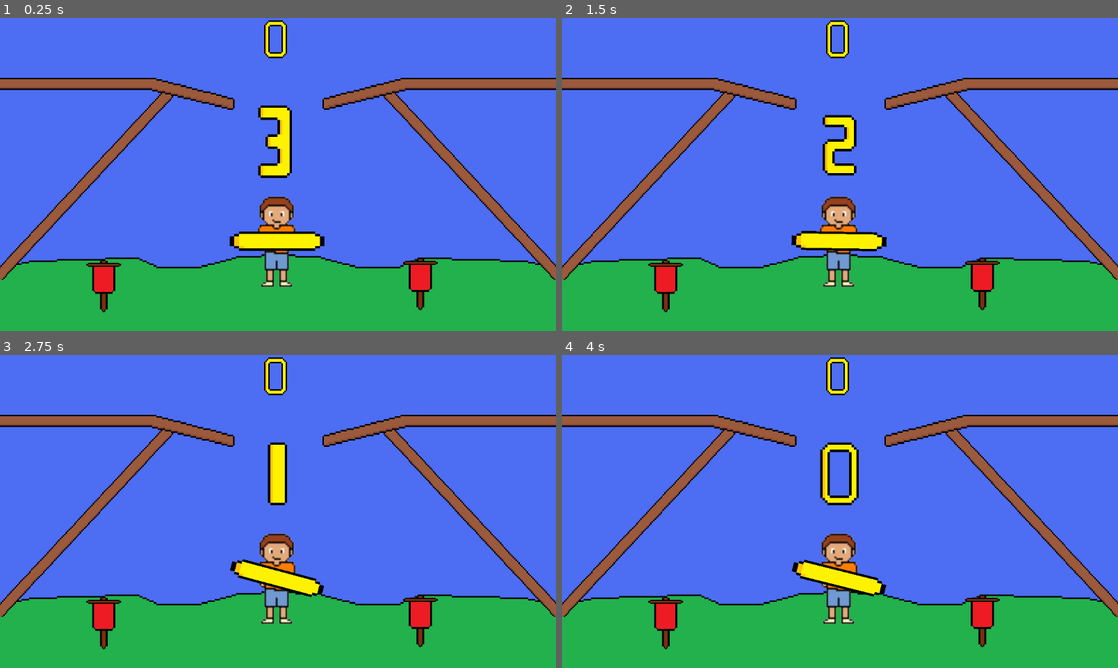
Above: before the commit, frames 1-4 (two rows, left to right).
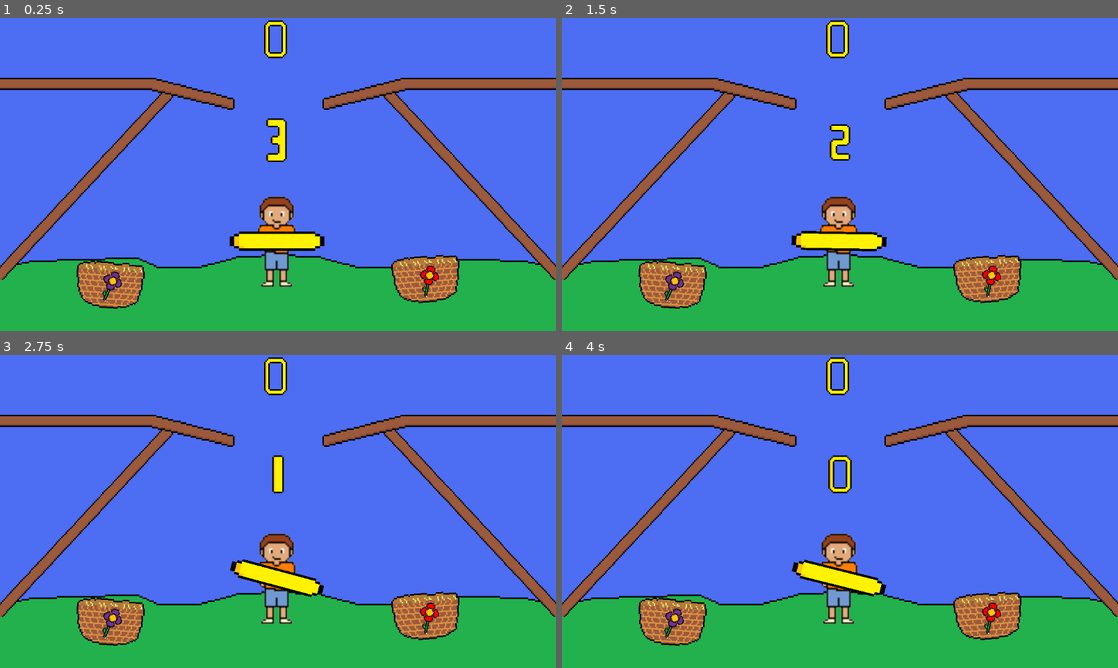
Above: after the commit, the same moments.

Repository: MALACRIAY/treball-de-recerca-
Game: Godot game, scene res://scenes/Levels/level_2.tscn
Same seed, same stepped clock (60 frames per second), same inputs: the game is played once before the commit and once after it. This scene is started directly instead of the project's main scene.
Inputs (mouse positions are in pixels of both pictures, inside the frame that each line leads up to):
- Up to frame 1 (0.25 s): no input
- Up to frame 2 (1.5 s): tap Enter (ui_accept) at 0.5, 0.77 s; move the mouse to (962, 158) at 0.52 s; hold Right (ui_right) from 0.53 s (still down); move the mouse to (728, 190) at 1.27 s
- Up to frame 3 (2.75 s): tap Enter (ui_accept) at 1.52 s; move the mouse to (333, 442) at 2.02 s; release Right (ui_right) at 2.03 s; hold Left (ui_left) from 2.03 s (still down)
- Up to frame 4 (4 s): move the mouse to (812, 574) at 2.77 s; release Left (ui_left) at 2.78 s; hold Right (ui_right) from 2.78 s (still down); tap Enter (ui_accept) at 3.02, 3.77 s; move the mouse to (1006, 558) at 3.52 s

The runs differ from the first frame. In frame 1, 4.2% of the frame differs, in the area x 13-83%, y 27-94%; in frame 2, 4.1%; in frame 3, 3.8%; in frame 4, 4.3%.

Commit message:
Level_3 ACABAT

Diff:
--- a/scenes/Levels/level_2.tscn
+++ b/scenes/Levels/level_2.tscn
@@ -8,30 +8,80 @@
 [ext_resource type="Texture2D" uid="uid://dsabrrhdpoq6q" path="res://images/propias/Personajes/Personas/Choose/Mujer_Rubia_B_i_N.png" id="6_bky80"]
 [ext_resource type="Texture2D" uid="uid://du51jxasbphto" path="res://images/propias/Mapa_assets/Puntuacion/guion.png" id="7_h6wl8"]
 [ext_resource type="Texture2D" uid="uid://sh07qea8thiw" path="res://images/propias/Mapa_assets/countdown/3.png" id="9_5epgb"]
-[ext_resource type="Texture2D" uid="uid://dtiulwhofawkc" path="res://images/propias/Mapa_assets/countdown/2.png" id="10_b3mkl"]
+[ext_resource type="Texture2D" uid="uid://bd42lct4yhey3" path="res://images/propias/Mapa_assets/countdown/2.png" id="10_b3mkl"]
 [ext_resource type="Texture2D" uid="uid://b0t63veiekjjb" path="res://images/propias/Mapa_assets/countdown/1.png" id="11_23n15"]
 [ext_resource type="Texture2D" uid="uid://da220thlqp8ty" path="res://images/propias/Mapa_assets/countdown/0.png" id="12_tanar"]
 [ext_resource type="Texture2D" uid="uid://wdsvllb1eymy" path="res://images/propias/Mapa_assets/countdown/4.png" id="13_j0jwc"]
-[ext_resource type="Texture2D" uid="uid://dh2d1o34y7fs2" path="res://images/propias/Mapa_assets/countdown/5.png" id="14_7jl6l"]
+[ext_resource type="Texture2D" uid="uid://dtiulwhofawkc" path="res://images/propias/Mapa_assets/countdown/5.png" id="14_7jl6l"]
 [ext_resource type="Texture2D" uid="uid://15tidbgpr1nk" path="res://images/propias/Mapa_assets/countdown/6.png" id="15_0s7bn"]
 [ext_resource type="Texture2D" uid="uid://bsxf4vcan6oij" path="res://images/propias/Mapa_assets/countdown/7.png" id="16_tj8ex"]
 [ext_resource type="PackedScene" uid="uid://c28g1ir66ceby" path="res://scenes/Levels/objects/flower.tscn" id="16_xb2xd"]
-[ext_resource type="Texture2D" uid="uid://h6nauffguilr" path="res://images/propias/Mapa_assets/Principal/bandera_roja.png" id="17_wu5sj"]
-
-[sub_resource type="SpriteFrames" id="SpriteFrames_yimu0"]
+[ext_resource type="Texture2D" uid="uid://w5j4an4e7x4a" path="res://images/propias/Mapa_assets/side_picker/cesta.png" id="17_ht834"]
+[ext_resource type="Texture2D" uid="uid://nths2xqy56le" path="res://images/propias/Mapa_assets/side_picker/flowers/flor_red_1.png" id="18_wyub0"]
+[ext_resource type="Texture2D" uid="uid://cewhcupmw6dhu" path="res://images/propias/Mapa_assets/side_picker/flowers/flor_lila_1.png" id="19_bf1th"]
+
+[sub_resource type="SpriteFrames" id="SpriteFrames_diddx"]
 animations = [{
 "frames": [{
 "duration": 1.0,
+"texture": ExtResource("12_tanar")
+}, {
+"duration": 1.0,
+"texture": ExtResource("11_23n15")
+}, {
+"duration": 1.0,
+"texture": ExtResource("10_b3mkl")
+}, {
+"duration": 1.0,
 "texture": ExtResource("9_5epgb")
 }, {
 "duration": 1.0,
-"texture": ExtResource("10_b3mkl")
-}, {
-"duration": 1.0,
-"texture": ExtResource("11_23n15")
-}, {
-"duration": 1.0,
-"texture": ExtResource("12_tanar")
+"texture": ExtResource("13_j0jwc")
+}, {
+"duration": 1.0,
+"texture": ExtResource("14_7jl6l")
+}, {
+"duration": 1.0,
+"texture": ExtResource("15_0s7bn")
+}, {
+"duration": 1.0,
+"texture": ExtResource("16_tj8ex")
+}],
+"loop": false,
+"name": &"default",
+"speed": 5.0
+}]
+
+[sub_resource type="AtlasTexture" id="AtlasTexture_l7dx2"]
+atlas = ExtResource("9_5epgb")
+region = Rect2(0, 0, 40, 40)
+
+[sub_resource type="AtlasTexture" id="AtlasTexture_7m6tp"]
+atlas = ExtResource("10_b3mkl")
+region = Rect2(0, 0, 40, 40)
+
+[sub_resource type="AtlasTexture" id="AtlasTexture_a2pa4"]
+atlas = ExtResource("11_23n15")
+region = Rect2(0, 0, 40, 40)
+
+[sub_resource type="AtlasTexture" id="AtlasTexture_14rk2"]
+atlas = ExtResource("12_tanar")
+region = Rect2(0, 0, 40, 40)
+
+[sub_resource type="SpriteFrames" id="SpriteFrames_doajr"]
+animations = [{
+"frames": [{
+"duration": 1.0,
+"texture": SubResource("AtlasTexture_l7dx2")
+}, {
+"duration": 1.0,
+"texture": SubResource("AtlasTexture_7m6tp")
+}, {
+"duration": 1.0,
+"texture": SubResource("AtlasTexture_a2pa4")
+}, {
+"duration": 1.0,
+"texture": SubResource("AtlasTexture_14rk2")
 }, {
 "duration": 1.0,
 "texture": null
@@ -39,38 +89,6 @@
 "loop": false,
 "name": &"default",
 "speed": 1.0
-}]
-
-[sub_resource type="SpriteFrames" id="SpriteFrames_diddx"]
-animations = [{
-"frames": [{
-"duration": 1.0,
-"texture": ExtResource("12_tanar")
-}, {
-"duration": 1.0,
-"texture": ExtResource("11_23n15")
-}, {
-"duration": 1.0,
-"texture": ExtResource("10_b3mkl")
-}, {
-"duration": 1.0,
-"texture": ExtResource("9_5epgb")
-}, {
-"duration": 1.0,
-"texture": ExtResource("13_j0jwc")
-}, {
-"duration": 1.0,
-"texture": ExtResource("14_7jl6l")
-}, {
-"duration": 1.0,
-"texture": ExtResource("15_0s7bn")
-}, {
-"duration": 1.0,
-"texture": ExtResource("16_tj8ex")
-}],
-"loop": false,
-"name": &"default",
-"speed": 5.0
 }]
 
 [sub_resource type="AtlasTexture" id="AtlasTexture_vkjdn"]
@@ -201,10 +219,10 @@
 tracks/1/interp = 1
 tracks/1/loop_wrap = true
 tracks/1/keys = {
-"times": PackedFloat32Array(0),
-"transitions": PackedFloat32Array(1),
-"update": 0,
-"values": [-22.5147]
+"times": PackedFloat32Array(0, 1.4),
+"transitions": PackedFloat32Array(1, 1),
+"update": 0,
+"values": [-22.5147, -34.9066]
 }
 tracks/2/type = "value"
 tracks/2/imported = false
@@ -232,7 +250,7 @@
 "times": PackedFloat32Array(0, 0.2, 0.4, 0.6, 0.8, 1, 1.2),
 "transitions": PackedFloat32Array(1, 1, 1, 1, 1, 1, 1),
 "update": 0,
-"values": [Vector2(574, 400), Vector2(622, 366), Vector2(716, 341), Vector2(803, 359), Vector2(876, 400), Vector2(890, 461), Vector2(886, 534)]
+"values": [Vector2(574, 400), Vector2(622, 366), Vector2(716, 341), Vector2(803, 359), Vector2(852, 412), Vector2(890, 461), Vector2(886, 534)]
 }
 tracks/1/type = "value"
 tracks/1/imported = false
@@ -241,10 +259,10 @@
 tracks/1/interp = 1
 tracks/1/loop_wrap = true
 tracks/1/keys = {
-"times": PackedFloat32Array(0),
-"transitions": PackedFloat32Array(1),
-"update": 0,
-"values": [22.0522]
+"times": PackedFloat32Array(0, 1.2),
+"transitions": PackedFloat32Array(1, 1),
+"update": 0,
+"values": [22.0522, 34.9066]
 }
 tracks/2/type = "value"
 tracks/2/imported = false
@@ -269,10 +287,10 @@
 tracks/0/interp = 1
 tracks/0/loop_wrap = true
 tracks/0/keys = {
-"times": PackedFloat32Array(0, 0.8, 1, 1.3, 1.8),
-"transitions": PackedFloat32Array(1, 1, 1, 1, 1),
-"update": 0,
-"values": [Vector2(-44, 81), Vector2(321, 86), Vector2(442, 99), Vector2(549, 200), Vector2(574, 400)]
+"times": PackedFloat32Array(0, 0.8, 1, 1.1, 1.2, 1.3, 1.8),
+"transitions": PackedFloat32Array(1, 1, 1, 1, 1, 1, 1),
+"update": 0,
+"values": [Vector2(-44, 93), Vector2(321, 95), Vector2(424, 103), Vector2(485, 120), Vector2(526, 150), Vector2(549, 200), Vector2(574, 400)]
 }
 tracks/1/type = "value"
 tracks/1/imported = false
@@ -309,10 +327,10 @@
 tracks/0/interp = 1
 tracks/0/loop_wrap = true
 tracks/0/keys = {
-"times": PackedFloat32Array(0, 0.7, 1, 1.1, 1.2, 1.5, 1.8),
-"transitions": PackedFloat32Array(1, 1, 1, 1, 1, 1, 1),
-"update": 0,
-"values": [Vector2(1212, 88), Vector2(842, 83), Vector2(717, 94), Vector2(658, 103), Vector2(614, 147), Vector2(592, 242), Vector2(574, 400)]
+"times": PackedFloat32Array(0, 0.7, 1, 1.1, 1.2, 1.3, 1.5, 1.8),
+"transitions": PackedFloat32Array(1, 1, 1, 1, 1, 1, 1, 1),
+"update": 0,
+"values": [Vector2(1214, 96), Vector2(841, 97), Vector2(717, 94), Vector2(657, 114), Vector2(614, 147), Vector2(597, 211), Vector2(587, 291), Vector2(574, 400)]
 }
 tracks/1/type = "value"
 tracks/1/imported = false
@@ -393,13 +411,6 @@
 
 [node name="Timer" type="Timer" parent="countdown"]
 
-[node name="AnimatedSprite2D" type="AnimatedSprite2D" parent="countdown"]
-z_index = 1
-position = Vector2(575, 246)
-scale = Vector2(5, 5)
-sprite_frames = SubResource("SpriteFrames_yimu0")
-autoplay = "default"
-
 [node name="Hidden_timer" type="Timer" parent="countdown"]
 one_shot = true
 autostart = true
@@ -409,6 +420,12 @@
 scale = Vector2(3, 3)
 sprite_frames = SubResource("SpriteFrames_diddx")
 
+[node name="AnimatedSprite2D" type="AnimatedSprite2D" parent="countdown"]
+position = Vector2(576, 247)
+scale = Vector2(3, 3)
+sprite_frames = SubResource("SpriteFrames_doajr")
+autoplay = "default"
+
 [node name="Character_sprite" type="AnimatedSprite2D" parent="."]
 position = Vector2(574.5, 468)
 sprite_frames = SubResource("SpriteFrames_nflwc")
@@ -427,7 +444,7 @@
 shape = SubResource("RectangleShape2D_yr2db")
 
 [node name="Animaciones" type="AnimationPlayer" parent="."]
-root_node = NodePath("../Flower2")
+root_node = NodePath("../Flower")
 libraries = {
 "": SubResource("AnimationLibrary_1g1nu")
 }
@@ -440,14 +457,30 @@
 [node name="problem_solver" type="Node2D" parent="."]
 visible = false
 
+[node name="Flower" parent="." instance=ExtResource("16_xb2xd")]
+position = Vector2(-44, 81)
+scale = Vector2(2, 2)
+
 [node name="cesta_red" type="Area2D" parent="."]
 position = Vector2(873, 549)
 scale = Vector2(2, 2)
 
-[node name="BanderaRoja" type="Sprite2D" parent="cesta_red"]
-texture = ExtResource("17_wu5sj")
+[node name="Cesta_red" type="Sprite2D" parent="cesta_red"]
+position = Vector2(3.725, -3.975)
+rotation = -0.0698132
+scale = Vector2(1.5, 1.5)
+texture = ExtResource("17_ht834")
+region_enabled = true
+region_rect = Rect2(7, 25, 49, 34)
+
+[node name="FlorRed1" type="Sprite2D" parent="cesta_red/Cesta_red"]
+position = Vector2(4.85, -1.01667)
+rotation = 0.270526
+scale = Vector2(0.7, 0.7)
+texture = ExtResource("18_wyub0")
 
 [node name="CollisionShape2D" type="CollisionShape2D" parent="cesta_red"]
+visible = false
 position = Vector2(5, -7.5)
 shape = SubResource("RectangleShape2D_275ys")
 
@@ -455,15 +488,24 @@
 position = Vector2(217, 553)
 scale = Vector2(2, 2)
 
-[node name="BanderaRoja" type="Sprite2D" parent="cesta_purple"]
-texture = ExtResource("17_wu5sj")
-
 [node name="CollisionShape2D" type="CollisionShape2D" parent="cesta_purple"]
+visible = false
 position = Vector2(5, -7.5)
 shape = SubResource("RectangleShape2D_275ys")
 
-[node name="Flower2" parent="." instance=ExtResource("16_xb2xd")]
-position = Vector2(-44, 81)
+[node name="Cesta_lila" type="Sprite2D" parent="cesta_purple"]
+position = Vector2(6.18, 0)
+rotation = 0.0698132
+scale = Vector2(1.5, 1.5)
+texture = ExtResource("17_ht834")
+region_enabled = true
+region_rect = Rect2(9, 25, 48, 34)
+
+[node name="FlorLila1" type="Sprite2D" parent="cesta_purple/Cesta_lila"]
+position = Vector2(2.54667, -1.33333)
+rotation = 0.349066
+scale = Vector2(0.7, 0.7)
+texture = ExtResource("19_bf1th")
 
 [connection signal="animation_finished" from="Animaciones" to="." method="_on_animation_finished"]
 [connection signal="timeout" from="SpawnTimer" to="." method="_on_timeout"]
--- a/scenes/Levels/objects/flower.tscn
+++ b/scenes/Levels/objects/flower.tscn
@@ -1,5 +1,6 @@
-[gd_scene load_steps=16 format=3 uid="uid://c28g1ir66ceby"]
+[gd_scene load_steps=17 format=3 uid="uid://c28g1ir66ceby"]
 
+[ext_resource type="Texture2D" uid="uid://balj3wj56auwk" path="res://images/propias/Mapa_assets/side_picker/capsula_flowers.png" id="1_o770e"]
 [ext_resource type="Texture2D" uid="uid://cclfpeuw3t67n" path="res://images/propias/Mapa_assets/side_picker/flowers/flor_lila_2.png" id="1_wtipg"]
 [ext_resource type="Texture2D" uid="uid://btlgccalo2udm" path="res://images/propias/Mapa_assets/side_picker/flowers/flor_lila_3.png" id="2_m68av"]
 [ext_resource type="Texture2D" uid="uid://cewhcupmw6dhu" path="res://images/propias/Mapa_assets/side_picker/flowers/flor_lila_1.png" id="3_om1ub"]
@@ -23,6 +24,9 @@
 animations = [{
 "frames": [{
 "duration": 1.0,
+"texture": null
+}, {
+"duration": 1.0,
 "texture": SubResource("AtlasTexture_uvtnk")
 }, {
 "duration": 1.0,
@@ -33,7 +37,7 @@
 }],
 "loop": false,
 "name": &"purple",
-"speed": 0.01
+"speed": 1.0
 }]
 
 [sub_resource type="AtlasTexture" id="AtlasTexture_chdj6"]
@@ -51,6 +55,9 @@
 [sub_resource type="SpriteFrames" id="SpriteFrames_nxhi1"]
 animations = [{
 "frames": [{
+"duration": 1.0,
+"texture": null
+}, {
 "duration": 1.0,
 "texture": SubResource("AtlasTexture_chdj6")
 }, {
@@ -71,17 +78,20 @@
 [node name="Flower" type="CharacterBody2D"]
 scale = Vector2(2, 2)
 
+[node name="CapsulaFlowers" type="Sprite2D" parent="."]
+scale = Vector2(0.6, 0.6)
+texture = ExtResource("1_o770e")
+
 [node name="purple" type="AnimatedSprite2D" parent="."]
+position = Vector2(0, -3.5)
 sprite_frames = SubResource("SpriteFrames_vbwky")
 animation = &"purple"
-frame = 2
-frame_progress = 1.0
 
 [node name="red" type="AnimatedSprite2D" parent="."]
+position = Vector2(0, -3.5)
 sprite_frames = SubResource("SpriteFrames_nxhi1")
 animation = &"red"
-frame = 2
-frame_progress = 1.0
 
 [node name="CollisionShape2D" type="CollisionShape2D" parent="."]
+visible = false
 shape = SubResource("CircleShape2D_hueb3")
--- a/scenes/scripts/level_2.gd
+++ b/scenes/scripts/level_2.gd
@@ -5,7 +5,10 @@
 @export var flower_scene: PackedScene
 @export var spawn_interval : int
 @onready var spawn_timer : Timer = $SpawnTimer
+@onready var flower = $Flower
+@onready var point_marker = $countdown/Points
 var side : int
+var points = 0
 # Called when the node enters the scene tree for the first time.
 func _ready():
 	pass
@@ -14,15 +17,18 @@
 	side = sign(get_global_mouse_position().x - barra.global_position.x )
 	barra.rotation_degrees = move_toward(barra.rotation_degrees,15 * side,1)
 	# barra costat
+	point_marker.frame = points
 func spawn_flower():
+	var color = flower.get_child(randi_range(1,2))
+	color.frame = randi_range(1,3)
+	var rand_size = randf_range(1.8,3)
+	flower.scale = Vector2(rand_size,rand_size)
 	if not animations.is_playing():
 		var rand_side =  randi_range(0,1)
 		if rand_side:
 			animations.play("top_left")
 		else:
 			animations.play("top_right")
-
-
 "	var flower = flower_scene.instantiate()
 	flower.global_position = Vector2(1500,0)
 	add_child(flower)
@@ -32,13 +38,15 @@
 	add_child(flower)"
 
 func _on_cesta_red_body_entered(body):
-	if body ==  $Flower:
-		pass
+	if body ==  flower:
+		if flower.get_child(2).frame != 0:
+			points += 1
 
 
 func _on_cesta_purple_body_entered(body):
-	if body ==  $Flower:
-		pass
+	if body ==  flower:
+		if flower.get_child(1).frame != 0:
+			points +=1
 
 
 func _on_animation_finished(anim_name):
@@ -49,6 +57,9 @@
 			animations.play("bot_left")
 	else:
 		if flowers_max > 0:
+			#reset flower
+			flower.get_child(1).frame = 0
+			flower.get_child(2).frame = 0
 			flowers_max -= 1
 			print(flowers_max)
 			spawn_flower()
Not shown, changed: images/propias/Mapa_assets/countdown/2.png.import
Binary file changed: images/propias/Mapa_assets/countdown/5.png
Binary file added: images/propias/Mapa_assets/side_picker/capsula_flowers.png
Not shown, changed: images/propias/Mapa_assets/side_picker/capsula_flowers.png.import
Binary file added: images/propias/Mapa_assets/side_picker/cesta.png
Not shown, changed: images/propias/Mapa_assets/side_picker/cesta.png.import
Not shown: 1 places in scenes/Levels/Level_0.tscn that only renumber resources
Not shown: 1 places in scenes/Levels/level_2.tscn that only renumber resources
